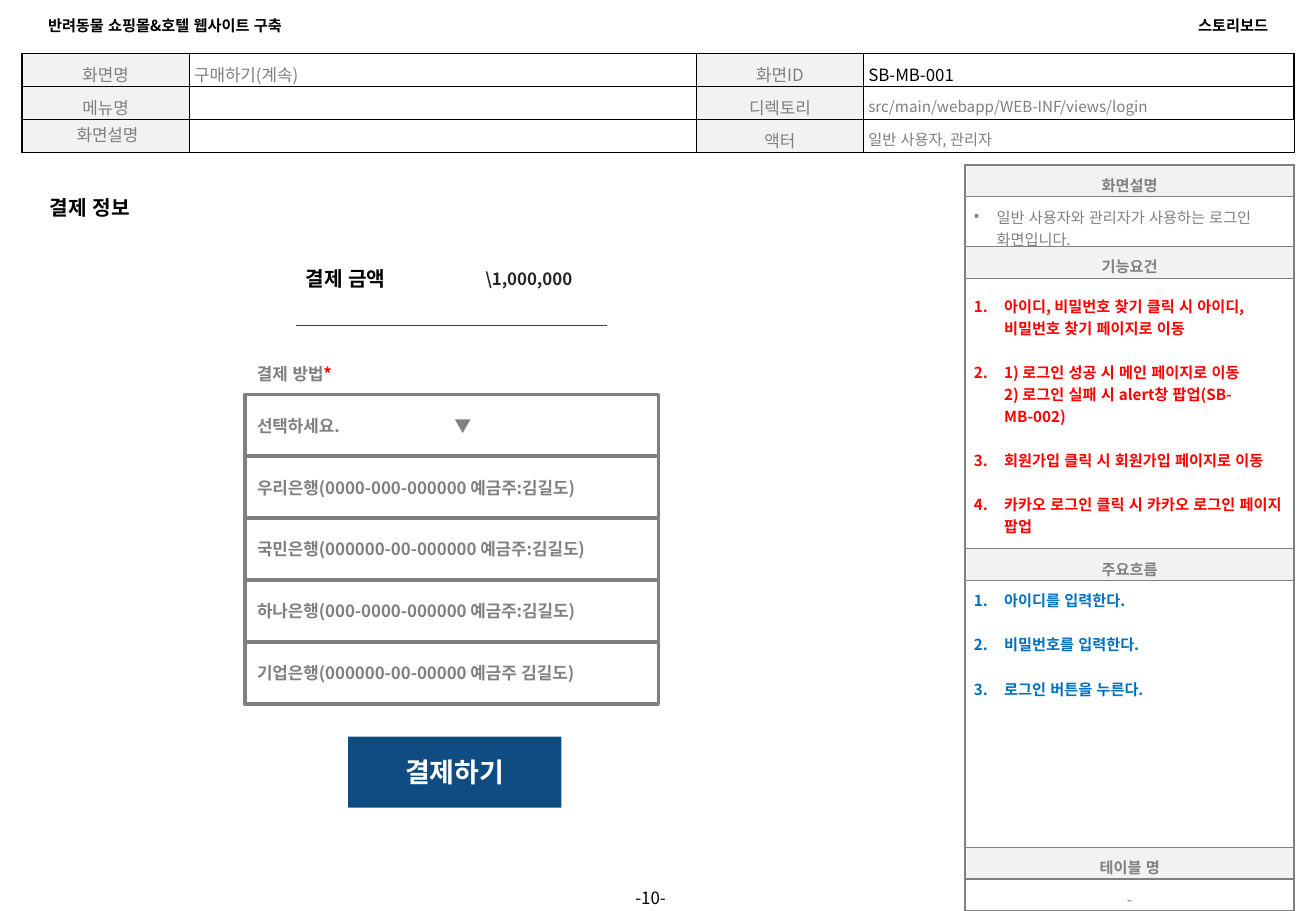
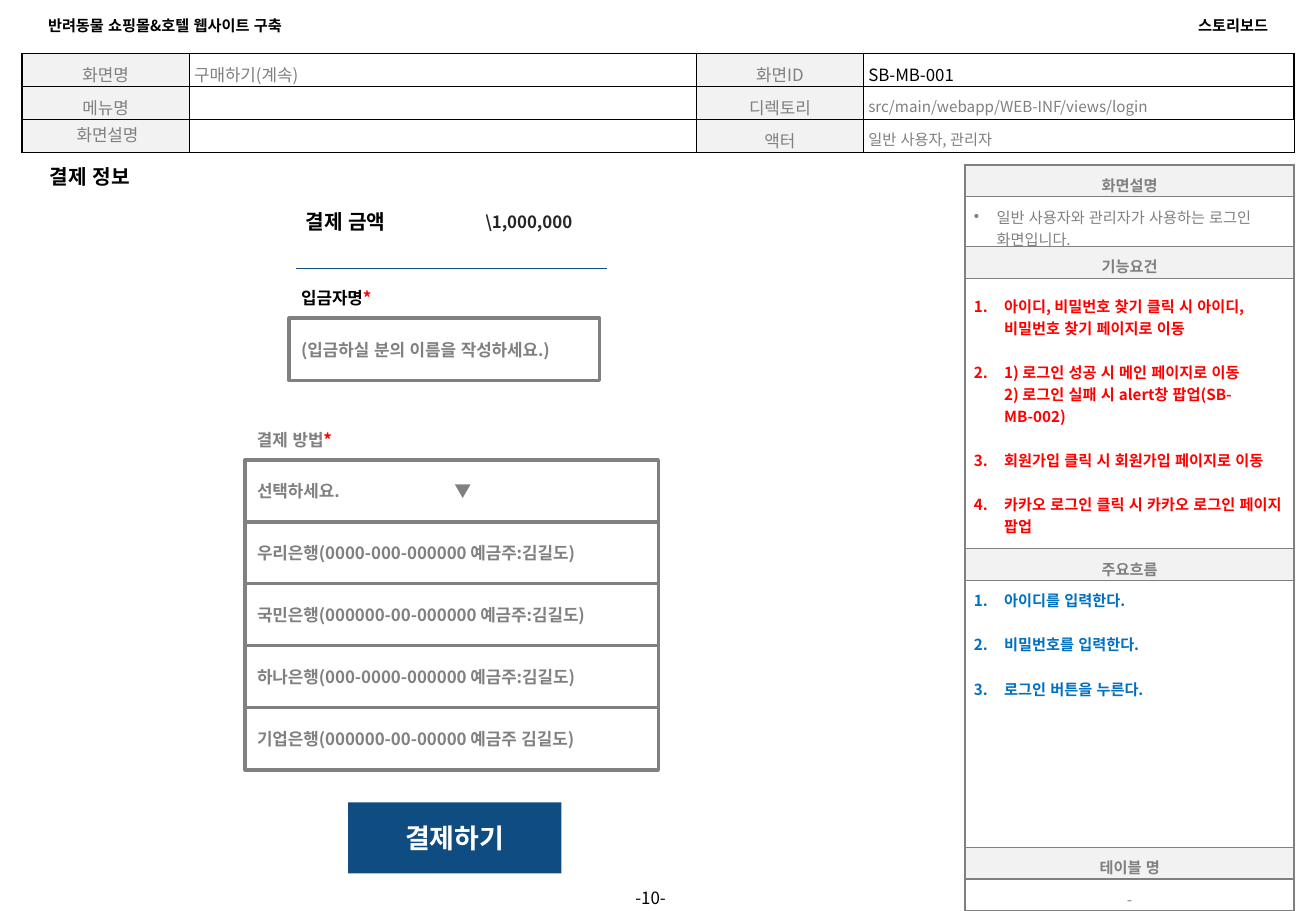
Before and after one commit to Girin-jaeman/Companion-1, a slide deck: slide 10 of Companion.스토리보드.VER.0.3(쇼핑몰).pptx. Drawn at 1316x911 pixels with LibreOffice and Linux fonts; fonts in the diff are those of the drawing; background and template pictures are left out. Boxes give left, top, right and bottom in pixels: in the first picture for what was removed or moved away, otherwise in the second. Text is boxed around its words. In the diff, an @@ line names an element or a change of style, - is before the commit and + after.

Commit message:
관리자.상품,쇼핑몰(입금자명추가)

```diff
--- a/Companion.스토리보드.VER.0.3(쇼핑몰).pptx
+++ b/Companion.스토리보드.VER.0.3(쇼핑몰).pptx
@@ text "결제 정보": place and size @@
-text "결제 정보" at <box>50,198,130,217</box>
+text "결제 정보" at <box>50,167,130,186</box>
@@ 2 texts, 1 line: place and size @@
-2 texts, 1 line at <box>296,269,608,326</box>
+2 texts, 1 line at <box>296,212,608,269</box>
@@ text added at <box>301,290,371,306</box>, 10 pt, text #000000, bold @@
+입금자명*
@@ rectangle added at <box>289,318,600,380</box>, fill #FFFFFF, outline #808080 2 pt, 10 pt, text #808080, bold @@
+(입금하실 분의 이름을 작성하세요.)
@@ 6 rectangles, 1 text: place and size @@
-6 rectangles, 1 text at <box>245,366,659,809</box>
+6 rectangles, 1 text at <box>245,432,659,875</box>
```
Also in this commit, not shown: 1 other file.
